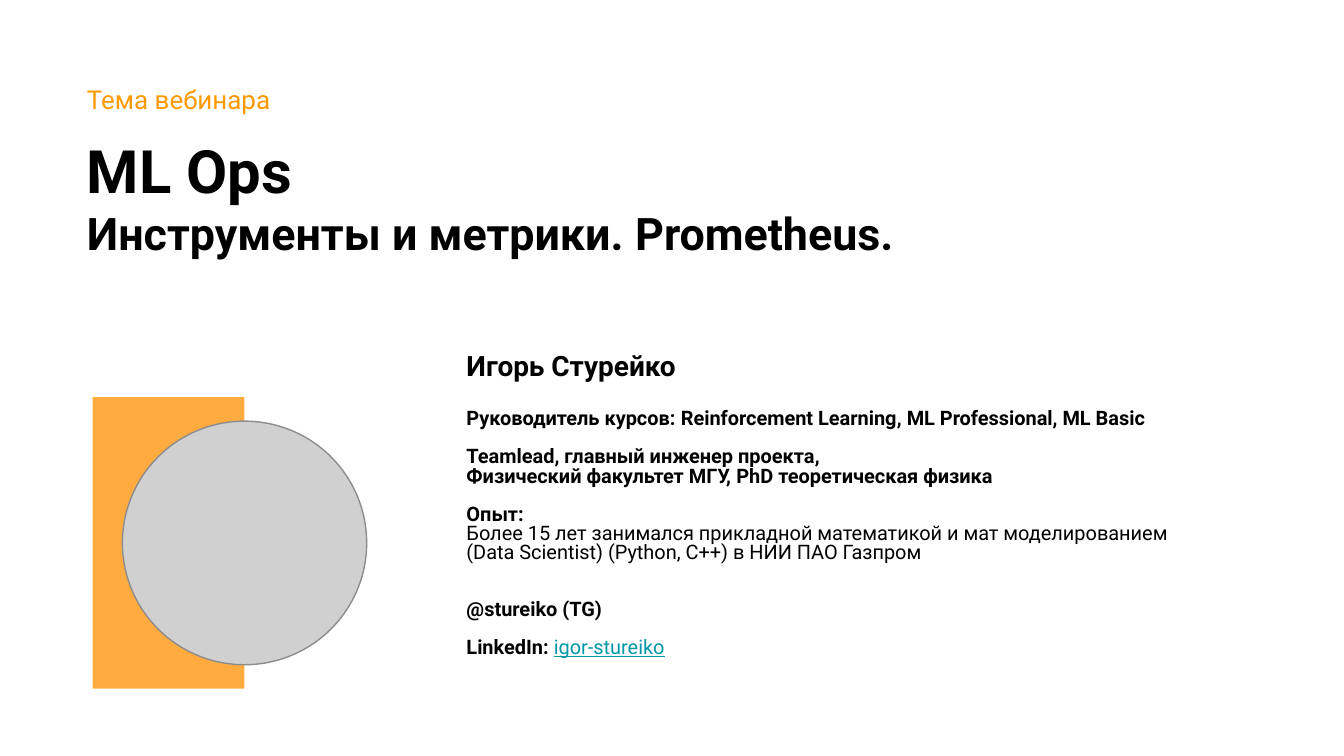
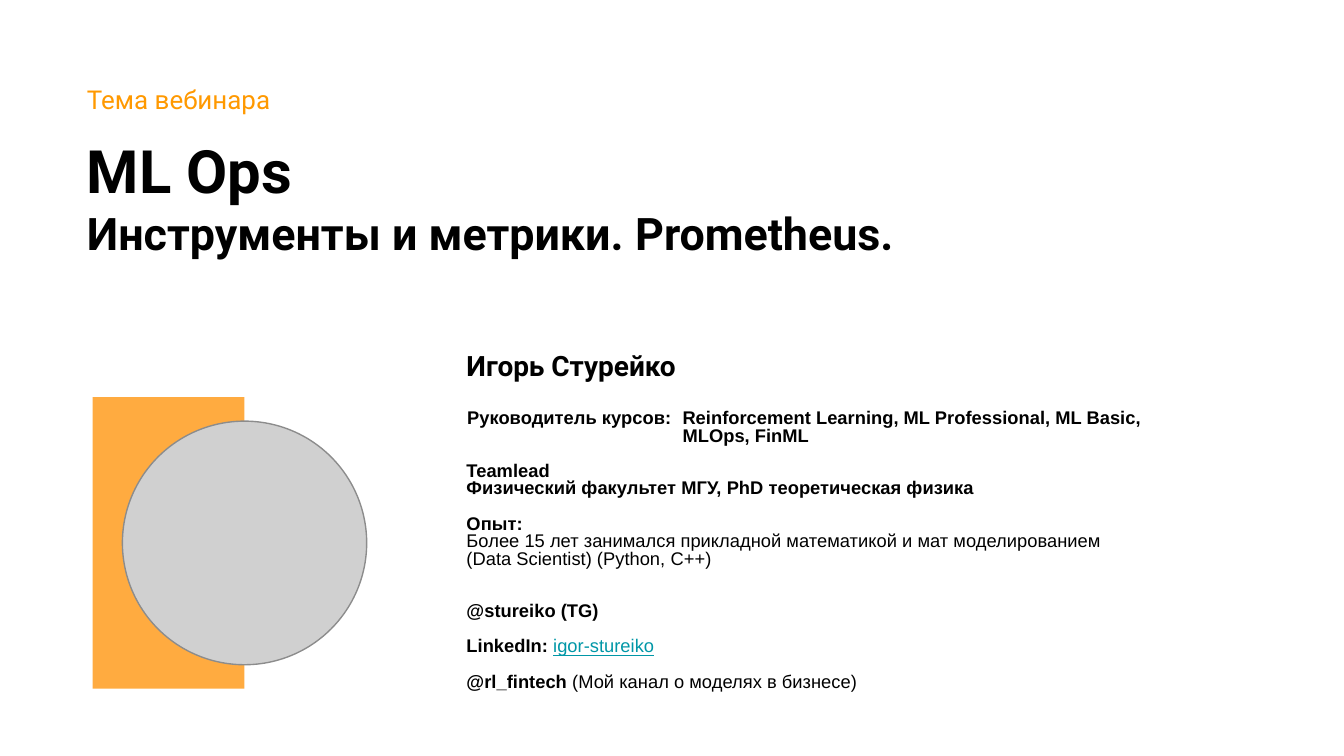
Before and after one commit to stureiko/Otus_lectures, a slide deck: slide 3 of MLOps/37 - Prometheus, метрики/Presentation/37 Prometheus.pptx. Drawn at 1344x756 pixels with LibreOffice and Linux fonts; fonts in the diff are those of the drawing; grey boxes stand for pictures; background and template pictures are left out. Boxes give left, top, right and bottom in pixels: in the first picture for what was removed or moved away, otherwise in the second. Text is boxed around its words. In the diff, an @@ line names an element or a change of style, - is before the commit and + after.

```diff
--- a/MLOps/37 - Prometheus, метрики/Presentation/37 Prometheus.pptx
+++ b/MLOps/37 - Prometheus, метрики/Presentation/37 Prometheus.pptx
@@ text at (x1=466, y1=410, x2=1141, y2=477): text changed; size 10.6 to 9.8 pt; font Roboto to Arial @@
-Руководитель курсов: Reinforcement Learning, ML Professional, ML Basic
-Teamlead, главный инженер проекта,
+Руководитель курсов: Reinforcement Learning, ML Professional, ML Basic,
+MLOps, FinML
+Teamlead
@@ text at (x1=466, y1=480, x2=1100, y2=656): size 10.6 to 9.8 pt, font Roboto to Arial in "Физический факультет МГУ, PhD теоретическая физика", "Опыт:", "Более 15 лет занимался прикладной математикой и ...", "@stureiko (TG)" and 1 more places @@
@@ text at (x1=466, y1=551, x2=712, y2=569): text changed; size 10.6 to 9.8 pt; font Roboto to Arial @@
-(Data Scientist) (Python, С++) в НИИ ПАО Газпром
+(Data Scientist) (Python, С++)
@@ text at (x1=466, y1=674, x2=857, y2=692): paragraph added @@
+@rl_fintech (Мой канал о моделях в бизнесе)
```
Also in this commit, not shown: 4 other slides changed, 7 other files.
